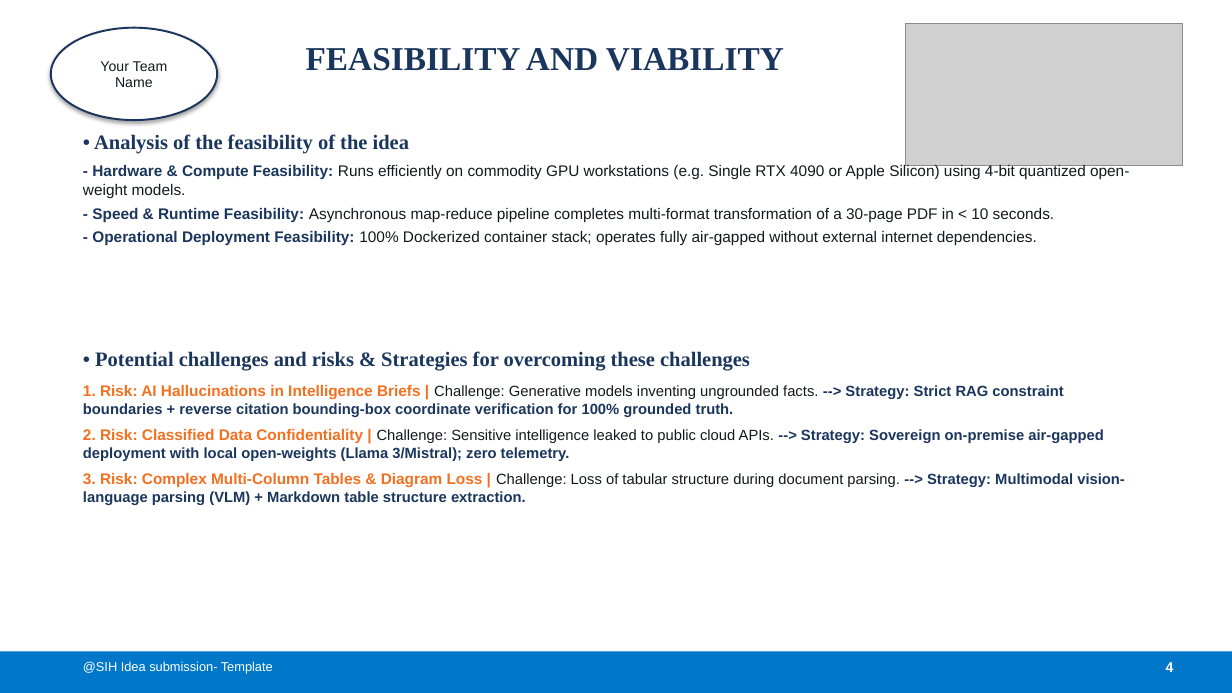
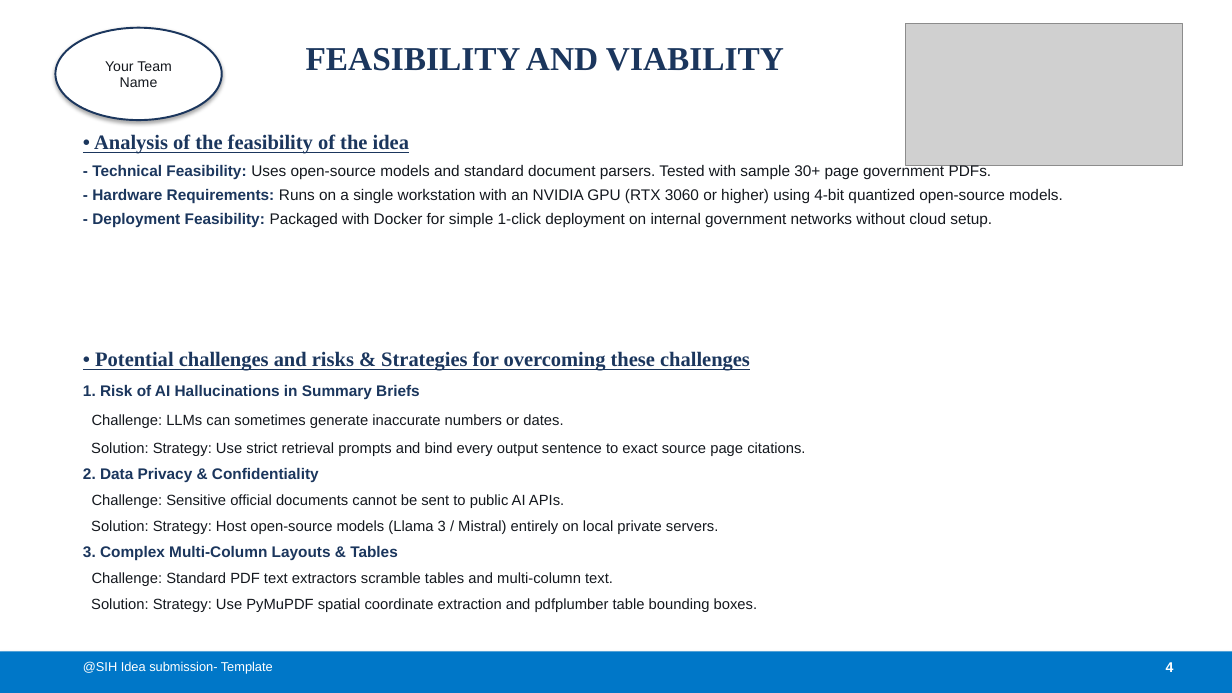
Before and after one commit to hrlpavan/sih-2026-media-problem-statements, a slide deck: slide 4 of SIH2026_Idea_Presentation_PS26154.pptx. Drawn at 1232x693 pixels with LibreOffice and Linux fonts; fonts in the diff are those of the drawing; grey boxes stand for pictures. Boxes give left, top, right and bottom in pixels: in the first picture for what was removed or moved away, otherwise in the second. Text is boxed around its words. In the diff, an @@ line names an element or a change of style, - is before the commit and + after.

Commit message:
Refactor presentation to authentic, clean, human-crafted design with clean flowchart and realistic engineering terms

```diff
--- a/SIH2026_Idea_Presentation_PS26154.pptx
+++ b/SIH2026_Idea_Presentation_PS26154.pptx
@@ ellipse "Your Team": place and size @@
-ellipse "Your Team" at <box>51,28,217,120</box>
+ellipse "Your Team" at <box>55,28,222,120</box>
@@ text at <box>94,134,409,154</box>: underline on in "• Analysis of the feasibility of the ..." @@
@@ text at <box>92,164,1063,227</box>: text changed @@
-- Hardware & Compute Feasibility: Runs efficiently on commodity GPU workstations (e.g. Single RTX 4090 or Apple Silicon) using 4-bit quantized open-weight models.
-- Speed & Runtime Feasibility: Asynchronous map-reduce pipeline completes multi-format transformation of a 30-page PDF in < 10 seconds.
-- Operational Deployment Feasibility: 100% Dockerized container stack; operates fully air-gapped without external internet dependencies.
+- Technical Feasibility: Uses open-source models and standard document parsers. Tested with sample 30+ page government PDFs.
+- Hardware Requirements: Runs on a single workstation with an NVIDIA GPU (RTX 3060 or higher) using 4-bit quantized open-source models.
+- Deployment Feasibility: Packaged with Docker for simple 1-click deployment on internal government networks without cloud setup.
@@ text at <box>95,351,750,371</box>: underline on in "• Potential challenges and risks & Strategies ..." @@
@@ text at <box>83,385,805,612</box>: text changed; text colour #1B365D to #F37021 @@
-1. Risk: AI Hallucinations in Intelligence Briefs | Challenge: Generative models inventing ungrounded facts. --> Strategy: Strict RAG constraint boundaries + reverse citation bounding-box coordinate verification for 100% grounded truth.
-2. Risk: Classified Data Confidentiality | Challenge: Sensitive intelligence leaked to public cloud APIs. --> Strategy: Sovereign on-premise air-gapped deployment with local open-weights (Llama 3/Mistral); zero telemetry.
-3. Risk: Complex Multi-Column Tables & Diagram Loss | Challenge: Loss of tabular structure during document parsing. --> Strategy: Multimodal vision-language parsing (VLM) + Markdown table structure extraction.
+1. Risk of AI Hallucinations in Summary Briefs
+Challenge: LLMs can sometimes generate inaccurate numbers or dates.
+Solution: Strategy: Use strict retrieval prompts and bind every output sentence to exact source page citations.
+2. Data Privacy & Confidentiality
+Challenge: Sensitive official documents cannot be sent to public AI APIs.
+Solution: Strategy: Host open-source models (Llama 3 / Mistral) entirely on local private servers.
+3. Complex Multi-Column Layouts & Tables
+Challenge: Standard PDF text extractors scramble tables and multi-column text.
+Solution: Strategy: Use PyMuPDF spatial coordinate extraction and pdfplumber table bounding boxes.
```
Also in this commit, not shown: 5 other slides changed, 3 other files.
